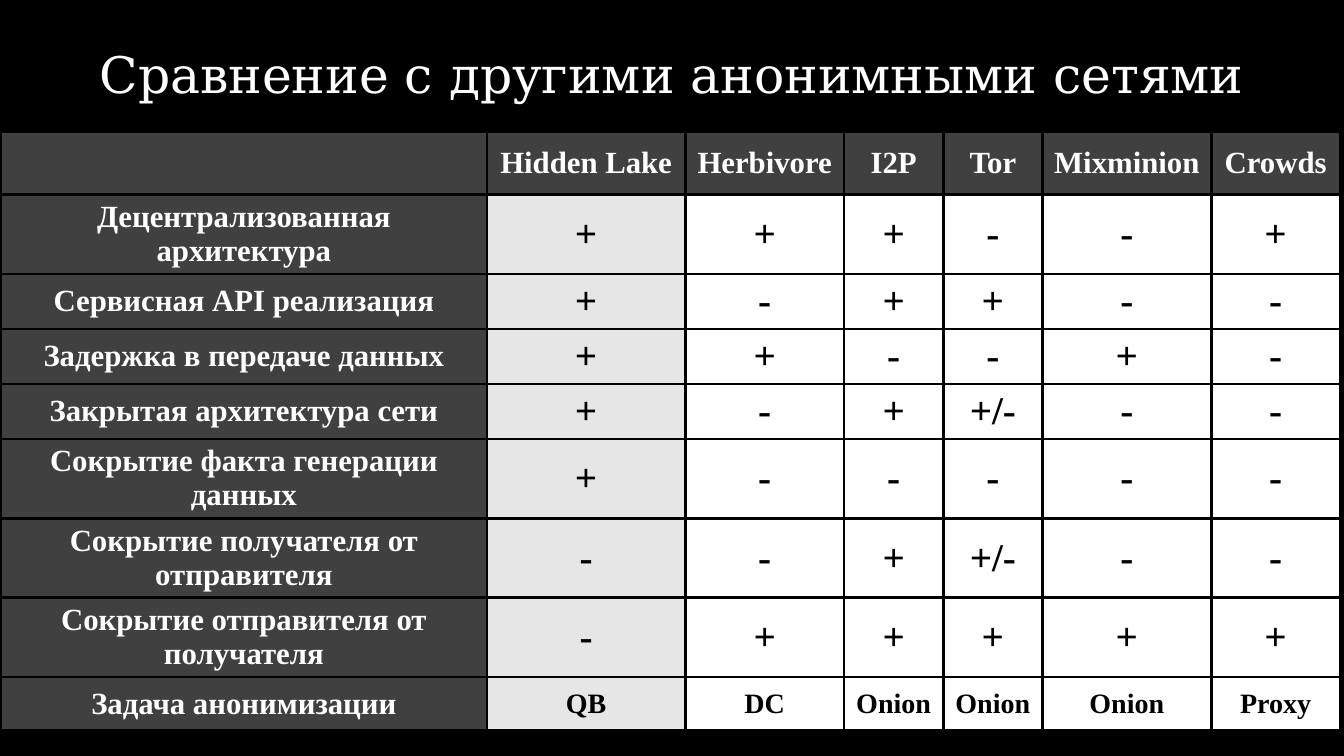
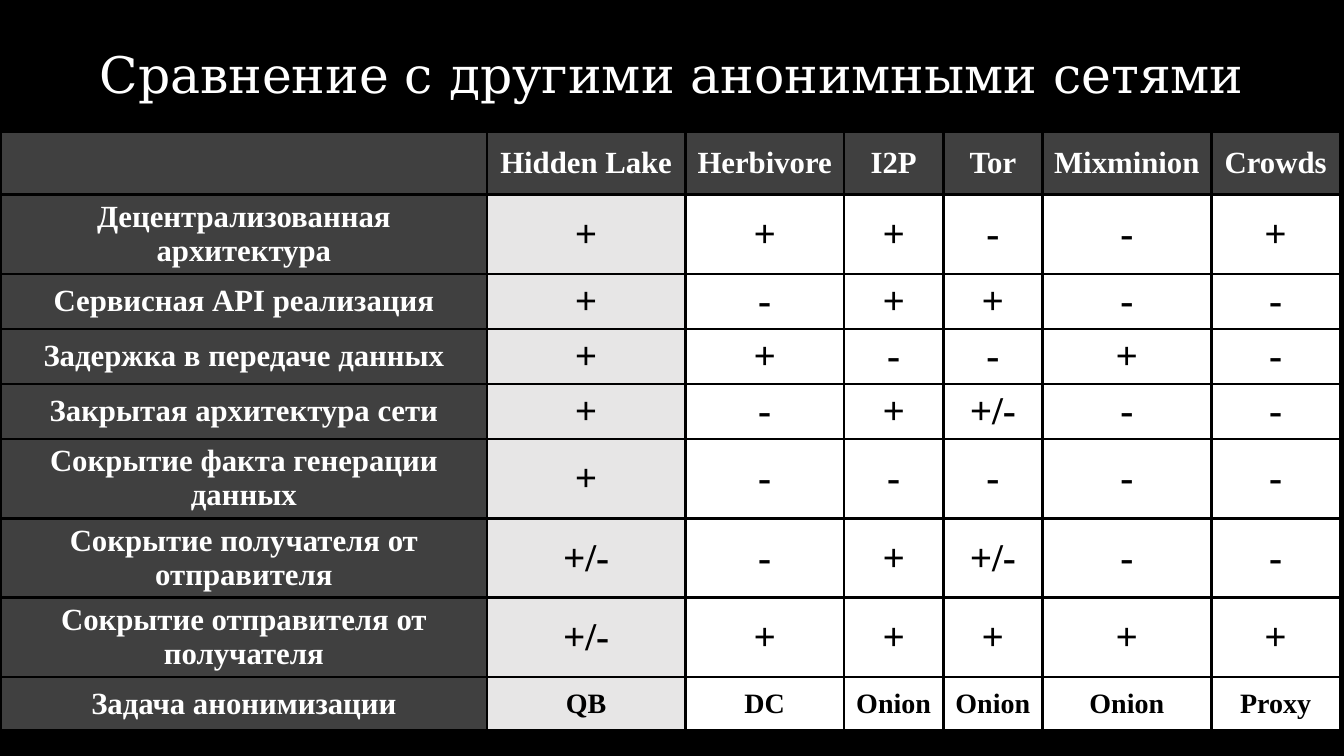
Before and after one commit to number571/go-peer, a slide deck: slide 21 of docs/hidden_lake_anonymous_network_view.pptx. Drawn at 1344x756 pixels with LibreOffice and Linux fonts; fonts in the diff are those of the drawing. Boxes give left, top, right and bottom in pixels: in the first picture for what was removed or moved away, otherwise in the second. Text is boxed around its words. In the diff, an @@ line names an element or a change of style, - is before the commit and + after.

```diff
--- a/docs/hidden_lake_anonymous_network_view.pptx
+++ b/docs/hidden_lake_anonymous_network_view.pptx
@@ table at <box>1,132,1339,756</box> @@
-row 7, column 2: -
+row 7, column 2: +/-
-row 8, column 2: -
+row 8, column 2: +/-
```
Also in this commit, not shown: 3 other files.
